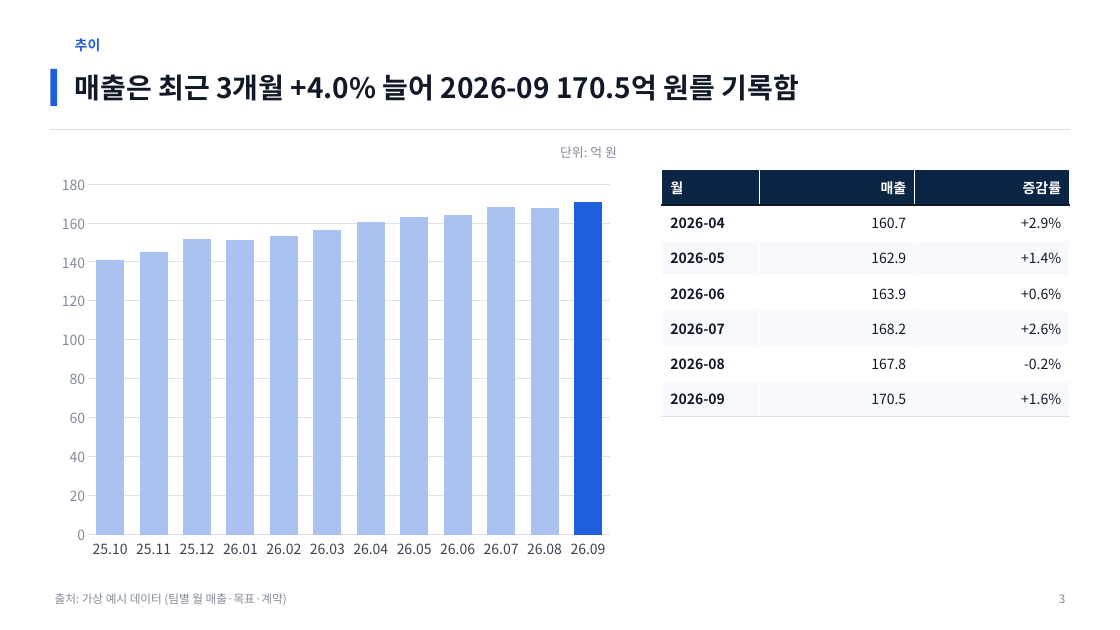
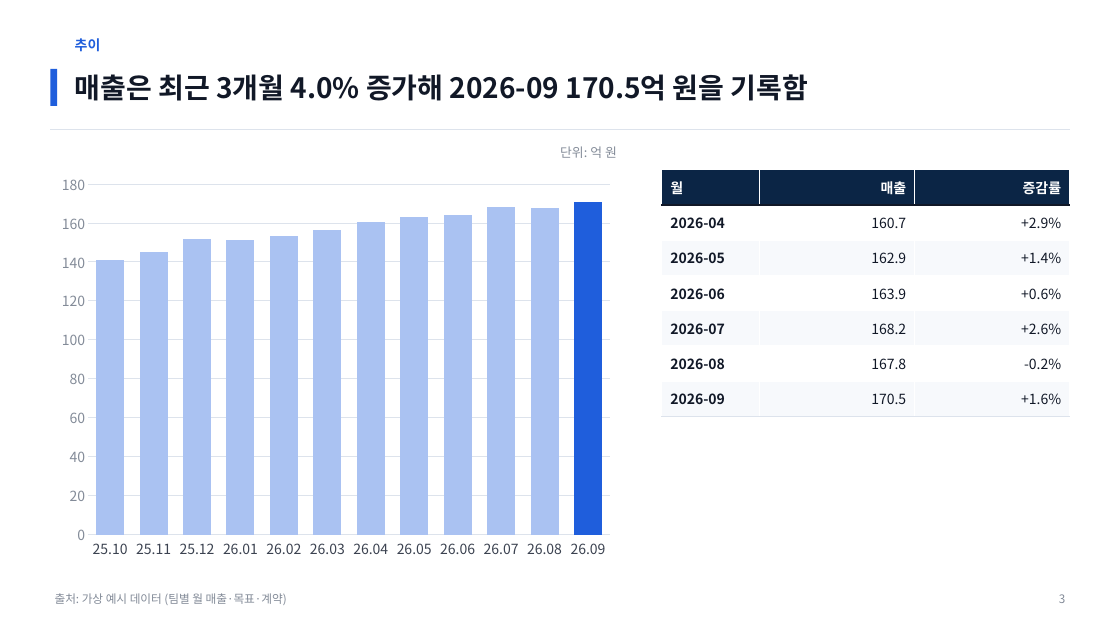
Before and after one commit to coindesktop/Awesome-PPT-SKILL, a slide deck: slide 3 of examples/monthly-report/deck.pptx. Drawn at 1120x630 pixels with LibreOffice and Linux fonts; fonts in the diff are those of the drawing. Boxes give left, top, right and bottom in pixels: in the first picture for what was removed or moved away, otherwise in the second. Text is boxed around its words. In the diff, an @@ line names an element or a change of style, - is before the commit and + after.

```diff
--- a/examples/monthly-report/deck.pptx
+++ b/examples/monthly-report/deck.pptx
@@ title at (x1=75, y1=74, x2=808, y2=101): text changed @@
-매출은 최근 3개월 +4.0% 늘어 2026-09 170.5억 원를 기록함
+매출은 최근 3개월 4.0% 증가해 2026-09 170.5억 원을 기록함
```
Also in this commit, not shown: 4 other slides changed, 7 other files.
